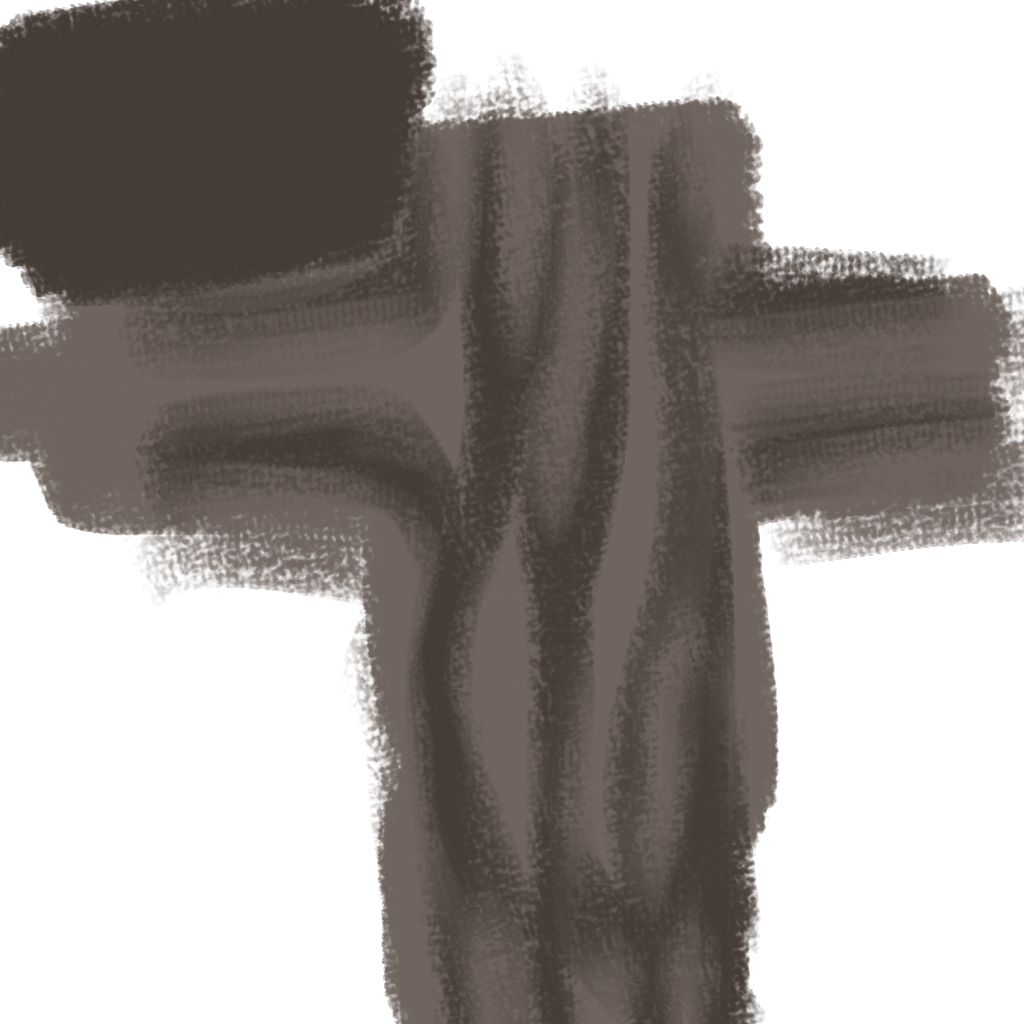
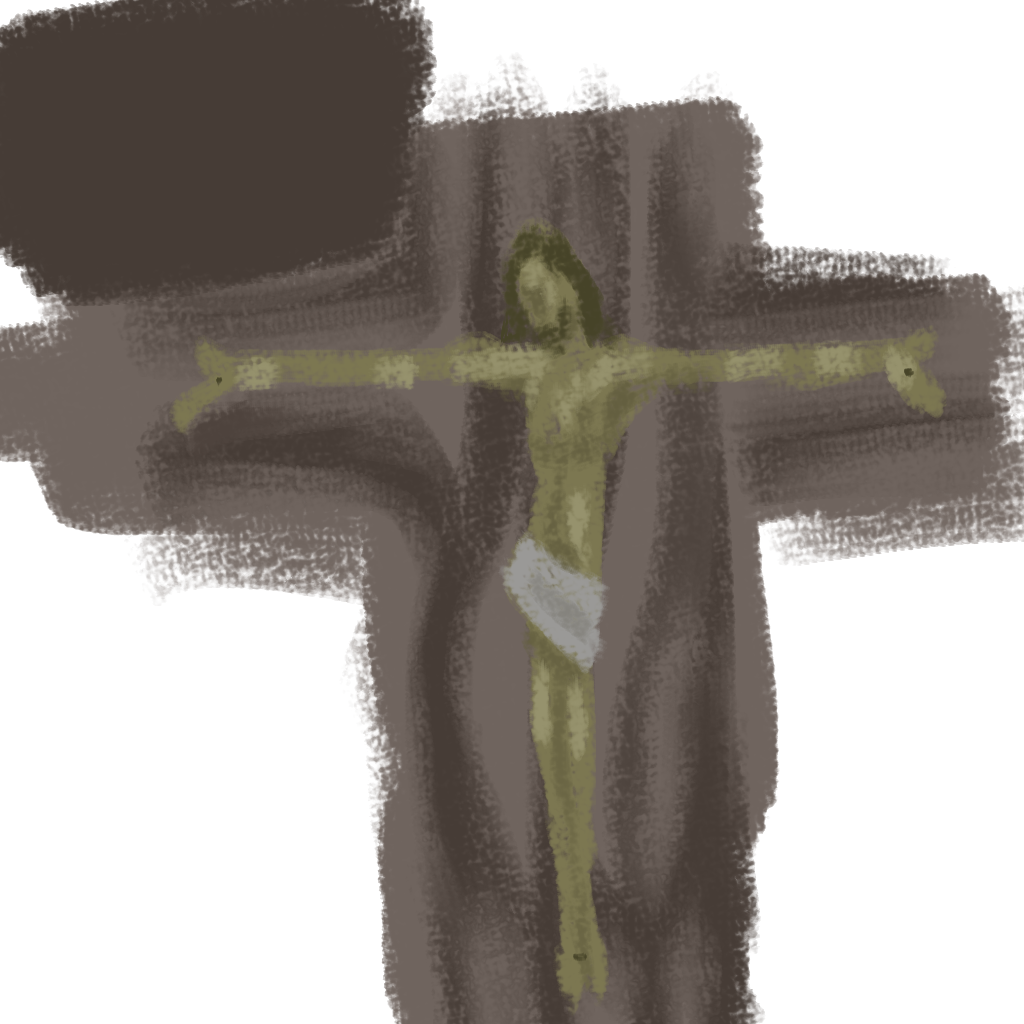
Layered file, before and after one edit (1024×1024). Changes by layer:
painted on "Capa de pintura 1" over [left=169, top=217, right=947, bottom=1016]
